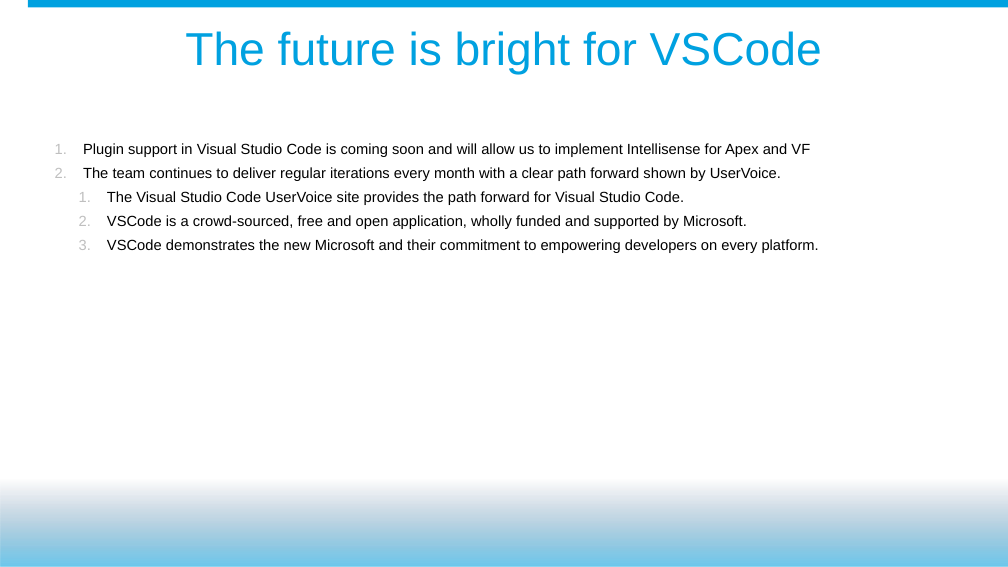
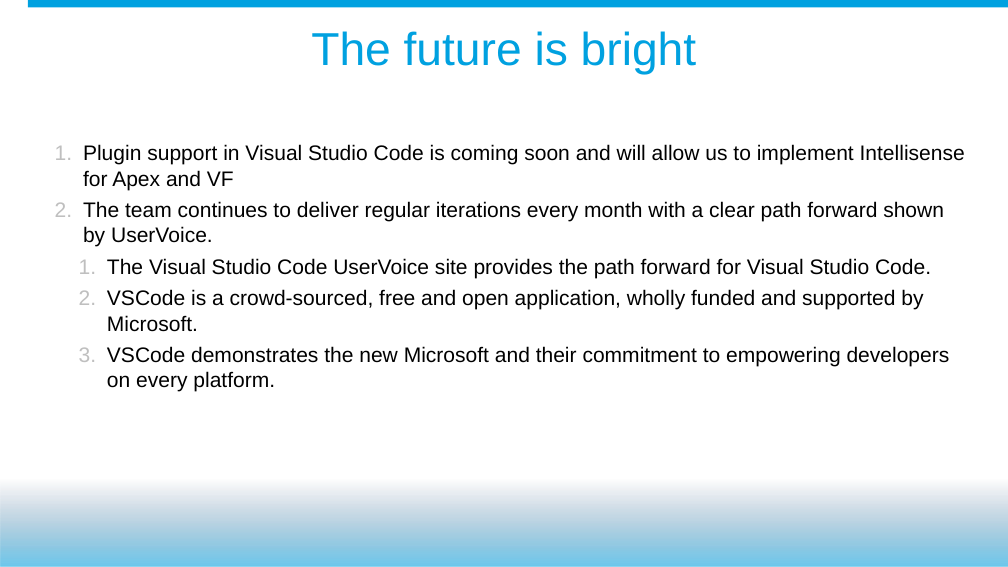
Before and after one commit to mobiletta/VSCode-DF15, a slide deck: slide 21 of John Nelson - DF15 - PowerPoint Presentation - Draft.pptx (slide 23 before the commit). Drawn at 1008x567 pixels with LibreOffice and Linux fonts; fonts in the diff are those of the drawing; background and template pictures are left out. Boxes give left, top, right and bottom in pixels: in the first picture for what was removed or moved away, otherwise in the second. Text is boxed around its words. In the diff, an @@ line names an element or a change of style, - is before the commit and + after.

Commit message:
Updated end slides

```diff
--- a/John Nelson - DF15 - PowerPoint Presentation - Draft.pptx
+++ b/John Nelson - DF15 - PowerPoint Presentation - Draft.pptx
@@ title at <box>311,31,697,75</box>: text changed @@
-The future is bright for VSCode
+The future is bright
@@ text "Plugin support in Visual Studio ..." at <box>83,144,965,392</box>: size 14 to 20 pt @@
```
Also in this commit, not shown: 2 slides added, 1 slide removed.
